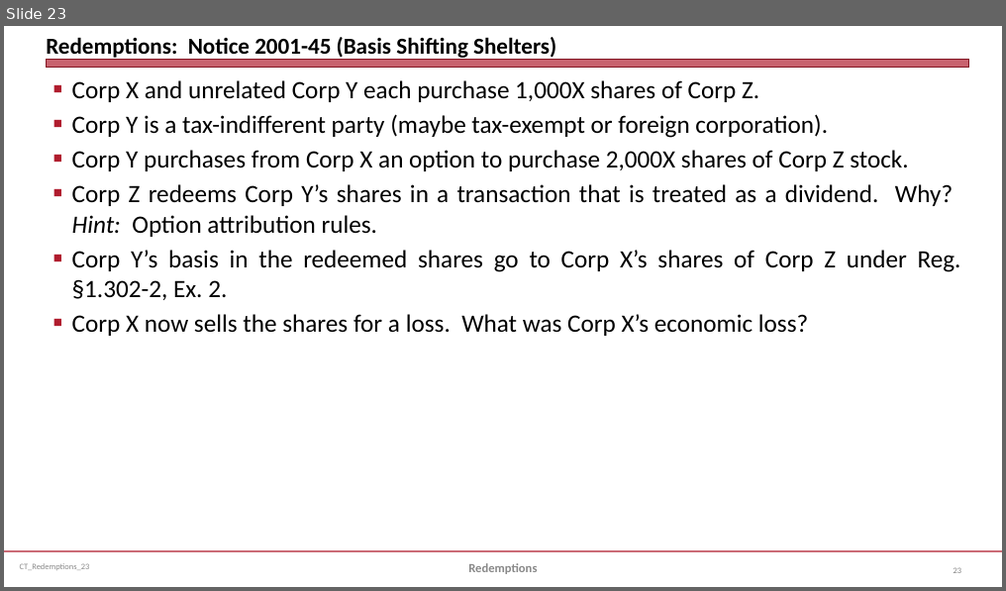
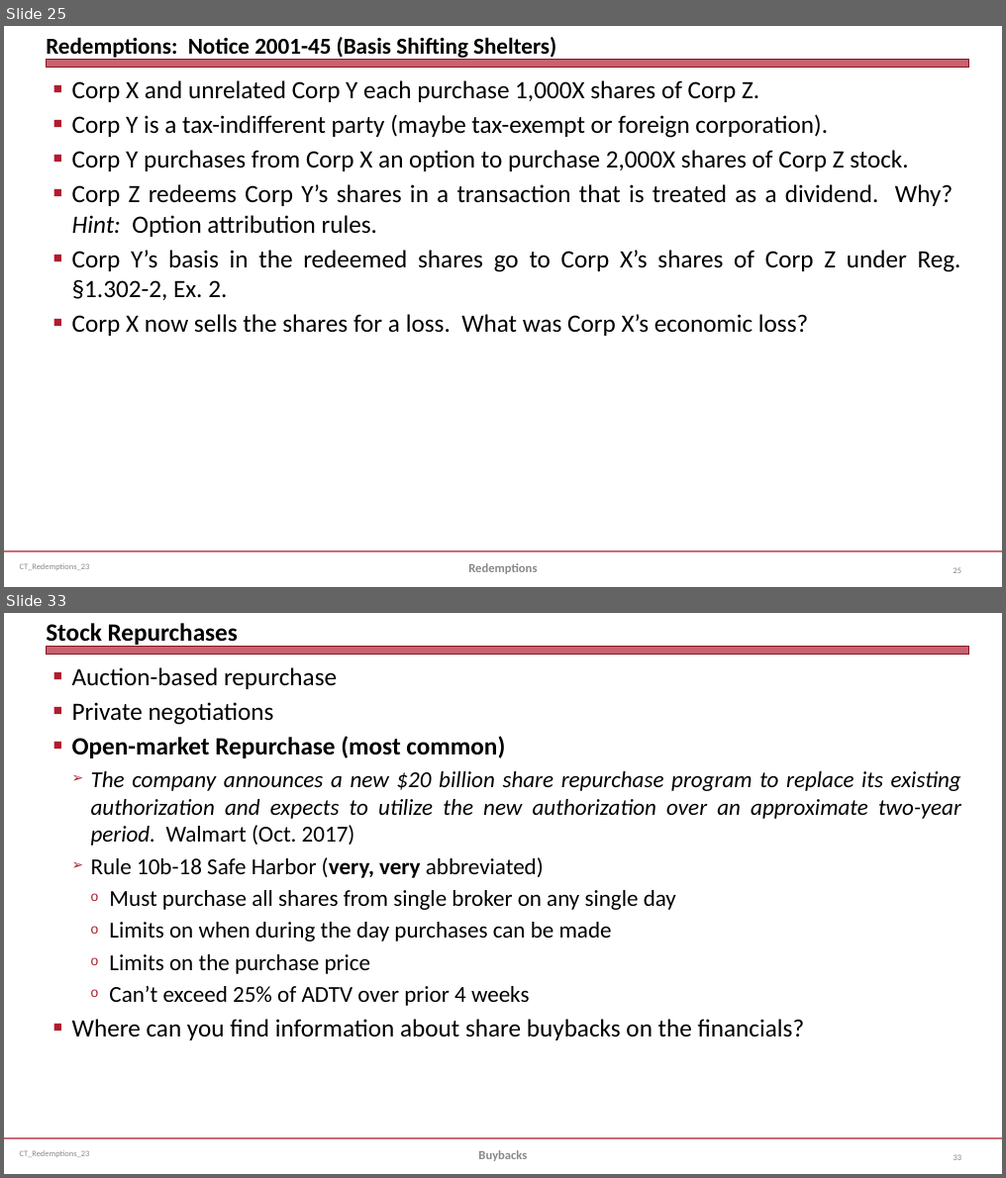
Before and after one commit to jmc877/Corporate-Tax, a slide deck: slides/CT_Redemptions_23.pptx. Shown one above the other, each under a label of ours: slide 23 before the commit, slides 25 and 33 after it; the slides between them are not shown. The pictures are 1006x591 and 1006x1178 pixels, drawn with LibreOffice and Linux fonts; fonts in the diff are those of the drawing. Boxes give left, top, right and bottom in pixels: in the first picture for what was removed or moved away, otherwise in the second. Text is boxed around its words. In the diff, an @@ line names an element or a change of style, - is before the commit and + after.

```diff
--- a/slides/CT_Redemptions_23.pptx
+++ b/slides/CT_Redemptions_23.pptx
@@ slide 33 added at [4,613,1002,1174], background #FFFFFF; not listed: 3 template elements that a slide beside it also shows @@
@@ title added at [46,623,238,648], 24 pt, text #000000, bold @@
+Stock Repurchases
@@ text added at [72,667,961,1041], 22 pt, text #000000 @@
+■ Auction-based repurchase
+■ Private negotiations
+■ Open-market Repurchase (most common)
+  ➢ The company announces a new $20 billion share repurchase program to replace its existing authorization and expects to utilize the new authorization over an approximate two-year period. Walmart (Oct. 2017)
+  ➢ Rule 10b-18 Safe Harbor (very, very abbreviated)
+    o Must purchase all shares from single broker on any single day
+    o Limits on when during the day purchases can be made
+    o Limits on the purchase price
+    o Can’t exceed 25% of ADTV over prior 4 weeks
+■ Where can you find information about share buybacks on the financials?
@@ text added at [478,1151,527,1161], 12 pt, text #898989, bold @@
+Buybacks
@@ page number added at [953,1155,961,1160], 8 pt, text #808080 @@
+33
@@ what was slide 23 is now slide 25 @@
```
Also in this commit, not shown: 7 slides changed, 10 other slides added, 4 other files.
